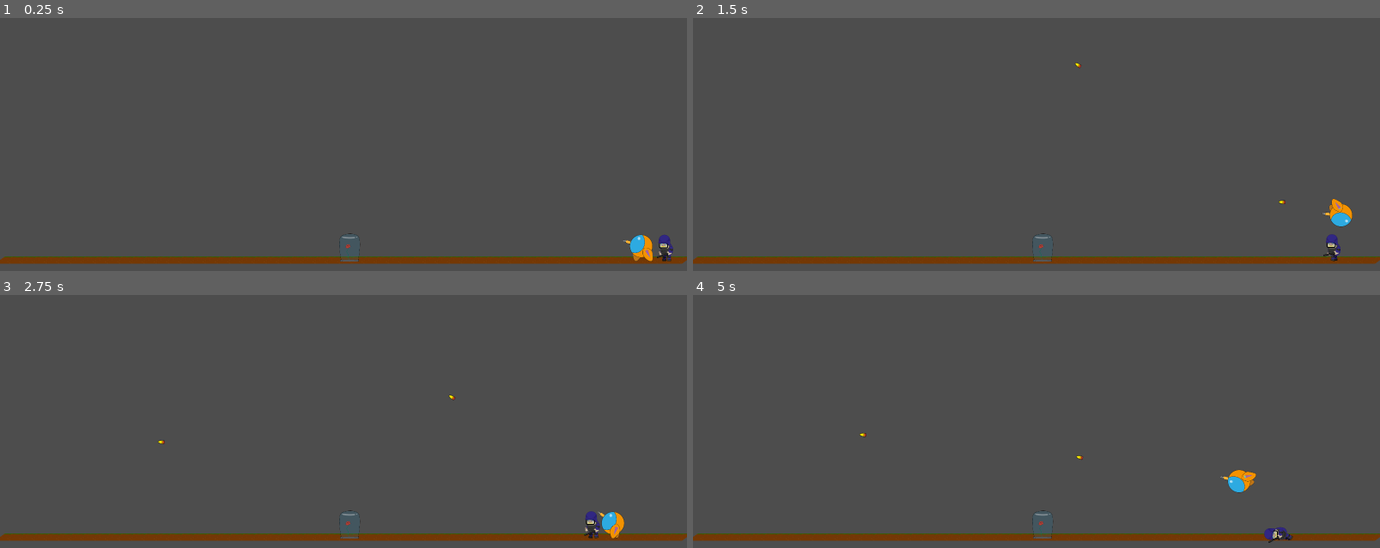
Above: before the commit, frames 1-4 (two rows, left to right).
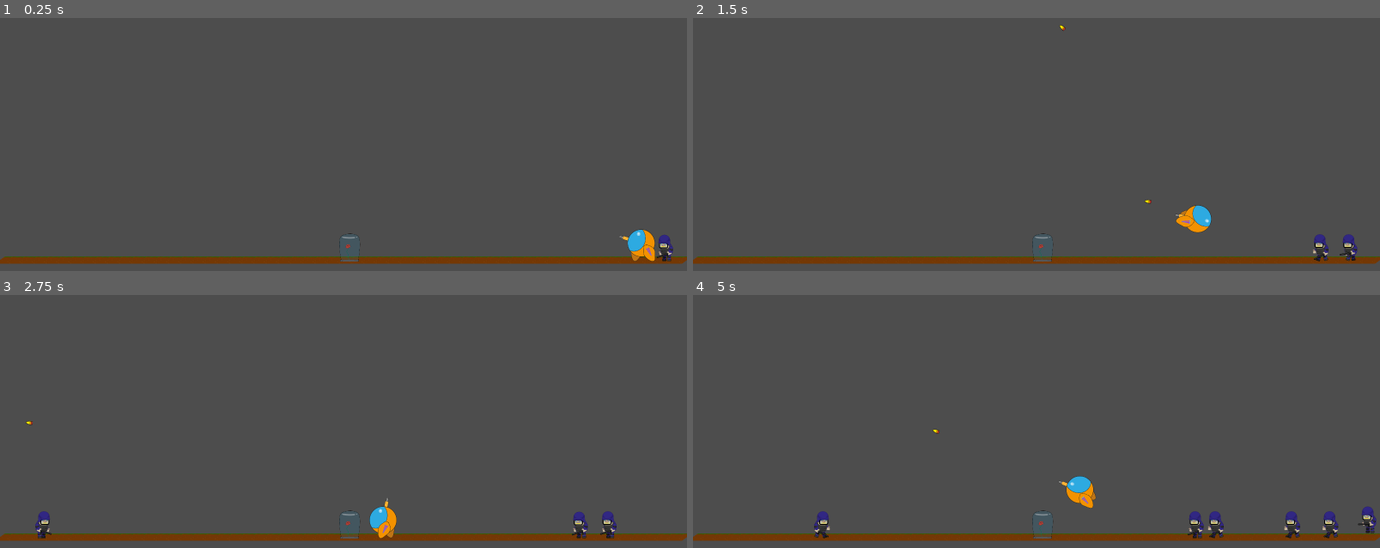
Above: after the commit, the same moments.

Repository: Jeremiejade/rose
Game: Godot game, scene res://scenes/Level/level.tscn
Two runs of this game, one before a commit and one after it. Both use one fixed random seed, a clock stepped at 60 frames per second and the inputs below. This scene is started directly instead of the project's main scene.
Inputs (mouse positions are in pixels of both pictures, inside the frame that each line leads up to):
- Up to frame 1 (0.25 s): no input
- Up to frame 2 (1.5 s): move the mouse to (1187, 141) at 0.52 s; hold D (move_right) from 0.53 s (still down); click (1187, 141) at 0.6 s; tap Space (jump) at 0.77 s; move the mouse to (899, 169) at 1.27 s; click (899, 169) at 1.35 s
- Up to frame 3 (2.75 s): tap Space (jump) at 1.52 s; move the mouse to (412, 370) at 2.02 s; release D (move_right) at 2.03 s; hold A (move_left) from 2.03 s (still down); click (412, 370) at 2.1 s
- Up to frame 4 (5 s): move the mouse to (1002, 487) at 2.77 s; release A (move_left) at 2.78 s; hold D (move_right) 2.78-4.28 s; click (1002, 487) at 2.85 s; tap Space (jump) at 3.02, 3.77, 4.52 s; move the mouse to (1242, 474) at 3.52 s; click (1242, 474) at 3.6 s; move the mouse to (830, 391) at 4.27 s; hold A (move_left) from 4.28 s (still down); click (830, 391) at 4.35 s

The runs differ from the first frame. In frame 1, 0.3% of the frame differs, in the area x 90-96%, y 83-97%; in frame 2, 1.2%; in frame 3, 1.2%; in frame 4, 1.8%, in the area x 17-100%, y 52-98%.

Commit message:
add spawner

Diff:
--- /dev/null
+++ b/scenes/Level/level.gd
@@ -0,0 +1,28 @@
+extends Node2D
+
+const CRS = preload("res://scenes/enemies/enemy_crs.tscn");
+var rng = RandomNumberGenerator.new();
+var random = 1;
+
+
+
+func addCrs(parent: Node2D):
+	var crs = CRS.instantiate()
+	var positionAndDirection = getSpawnerPosition()
+	crs.direction = positionAndDirection[0]
+	crs.position = positionAndDirection[1]
+	crs.scale.x = 0.5
+	crs.scale.y = 0.5
+
+	parent.add_child(crs)
+
+
+func getSpawnerPosition():
+	random = rng.randf_range(-1, 1)
+	if(random > 0):
+		return [1, $SpawnerLeft.position]
+	return [-1, $SpawneryRight.position]
+
+
+func _on_spawner_timer_timeout() -> void:
+	addCrs(self)
--- a/scenes/Level/level.tscn
+++ b/scenes/Level/level.tscn
@@ -1,6 +1,7 @@
-[gd_scene load_steps=8 format=3 uid="uid://ue6otj6bwght"]
+[gd_scene load_steps=9 format=3 uid="uid://ue6otj6bwght"]
 
 [ext_resource type="Texture2D" uid="uid://h5iq4it5kewa" path="res://assets/level_1/ground.jpg" id="1_4tl78"]
+[ext_resource type="Script" uid="uid://bq5igbljfr1id" path="res://scenes/Level/level.gd" id="1_65260"]
 [ext_resource type="PackedScene" uid="uid://dymyjfjvgoyg5" path="res://scenes/NewPlayer/new_player.tscn" id="3_ggv0q"]
 [ext_resource type="PackedScene" uid="uid://b5jwjmycjhg30" path="res://scenes/enemies/enemy_crs.tscn" id="3_vlvsn"]
 [ext_resource type="PackedScene" uid="uid://k43skcolxlck" path="res://scenes/rose/rose.tscn" id="4_v753x"]
@@ -14,6 +15,7 @@
 size = Vector2(36, 705)
 
 [node name="Level" type="Node2D"]
+script = ExtResource("1_65260")
 
 [node name="Ground" type="StaticBody2D" parent="."]
 collision_layer = 7
@@ -38,7 +40,7 @@
 
 [node name="NewPlayer" parent="." instance=ExtResource("3_ggv0q")]
 position = Vector2(1680, 591)
-scale = Vector2(0.5, 0.5)
+scale = Vector2(0.6, 0.6)
 collision_layer = 2
 collision_mask = 3
 
@@ -58,3 +60,14 @@
 position = Vector2(1771, 588)
 scale = Vector2(0.5, 0.5)
 collision_mask = 3
+
+[node name="SpawnerLeft" type="Node2D" parent="."]
+position = Vector2(35, 590)
+
+[node name="SpawneryRight" type="Node2D" parent="."]
+position = Vector2(1773, 590)
+
+[node name="SpawnerTimer" type="Timer" parent="."]
+autostart = true
+
+[connection signal="timeout" from="SpawnerTimer" to="." method="_on_spawner_timer_timeout"]
--- a/scenes/Player/player.tscn
+++ b/scenes/Player/player.tscn
@@ -917,47 +917,49 @@
 [node name="Body" type="Node2D" parent="."]
 
 [node name="CuisseG" type="Polygon2D" parent="Body"]
-position = Vector2(-114.608, -15.7896)
-rotation = -0.0305689
+position = Vector2(-114.614, -15.7683)
+rotation = -0.0308617
 scale = Vector2(1, 1)
 texture = ExtResource("2_35sv3")
 polygon = PackedVector2Array(20.6272, 42.0492, 20.2935, 31.5018, 22.9637, 27.7634, 75.5676, 4.332, 86.5823, 29.4991, 34.8463, 51.1948, 27.1026, 48.8584)
 uv = PackedVector2Array(20.6272, 42.0492, 20.2935, 31.5018, 22.9637, 27.7634, 75.5676, 4.332, 86.5823, 29.4991, 34.8463, 51.1948, 27.1026, 48.8584)
 
 [node name="JambeG" type="Polygon2D" parent="Body"]
-position = Vector2(-250.604, 22.0831)
-rotation = -0.0464369
-scale = Vector2(0.999999, 0.999999)
+position = Vector2(-250.599, 22.0929)
+rotation = -0.0464288
+scale = Vector2(1, 1)
 texture = ExtResource("2_35sv3")
 polygon = PackedVector2Array(167.833, 0.472408, 163.111, 7.24093, 165, 32.7409, 185.62, 84.8428, 212.694, 74.2965, 192.074, 21.7224, 175.546, 2.67611)
 uv = PackedVector2Array(167.833, 0.472408, 163.111, 7.24093, 165, 32.7409, 185.62, 84.8428, 212.694, 74.2965, 192.074, 21.7224, 175.546, 2.67611)
 
 [node name="PiedG" type="Polygon2D" parent="Body"]
-position = Vector2(-82.4707, 7.00005)
-scale = Vector2(0.999999, 0.999999)
+position = Vector2(-82.4808, 7.01694)
+rotation = -0.000190333
+scale = Vector2(1, 1)
 texture = ExtResource("2_35sv3")
 polygon = PackedVector2Array(27.6693, 53.9342, 45.3823, 58.6957, 54.1436, 72.4091, 53.5722, 94.8837, 1.95675, 94.6932, 2.33768, 72.4091, 13.575, 58.1243)
 uv = PackedVector2Array(27.6693, 53.9342, 45.3823, 58.6957, 54.1436, 72.4091, 53.5722, 94.8837, 1.95675, 94.6932, 2.33768, 72.4091, 13.575, 58.1243)
 
 [node name="CuisseD" type="Polygon2D" parent="Body"]
-position = Vector2(-62.4957, -14.1701)
-rotation = -0.0271299
+position = Vector2(-61.8744, -17.5976)
+rotation = 0.00576565
 scale = Vector2(0.999918, 0.999918)
 texture = ExtResource("2_35sv3")
 polygon = PackedVector2Array(155.713, 43.2872, 156.185, 27.3891, 101.092, 3.14833, 89.1294, 29.7502, 139.815, 53.3613, 150.991, 49.7409)
 uv = PackedVector2Array(155.713, 43.2872, 156.185, 27.3891, 101.092, 3.14833, 89.1294, 29.7502, 139.815, 53.3613, 150.991, 49.7409)
 
 [node name="JambeD" type="Polygon2D" parent="Body"]
-position = Vector2(-127.403, -58.2779)
-rotation = -0.0472261
-scale = Vector2(0.99981, 0.99981)
+position = Vector2(-128.098, -56.5857)
+rotation = -0.0491597
+scale = Vector2(0.999813, 0.999813)
 texture = ExtResource("2_35sv3")
 polygon = PackedVector2Array(160.592, 155.046, 185.62, 98.065, 201.518, 81.6946, 211.592, 85.6298, 211.907, 111.287, 190.342, 166.222)
 uv = PackedVector2Array(160.592, 155.046, 185.62, 98.065, 201.518, 81.6946, 211.592, 85.6298, 211.907, 111.287, 190.342, 166.222)
 
 [node name="PiedD" type="Polygon2D" parent="Body"]
-position = Vector2(33.0371, 7.02229)
-scale = Vector2(0.999714, 0.999714)
+position = Vector2(30.9112, 8.9743)
+rotation = -0.0219919
+scale = Vector2(0.999718, 0.999718)
 texture = ExtResource("2_35sv3")
 polygon = PackedVector2Array(27.6693, 53.9342, 45.3823, 58.6957, 54.1436, 72.4091, 53.5722, 94.8837, 1.95675, 94.6932, 2.33768, 72.4091, 13.575, 58.1243)
 uv = PackedVector2Array(27.6693, 53.9342, 45.3823, 58.6957, 54.1436, 72.4091, 53.5722, 94.8837, 1.95675, 94.6932, 2.33768, 72.4091, 13.575, 58.1243)
@@ -1070,5 +1072,5 @@
 
 [node name="AnimationPlayer" type="AnimationPlayer" parent="."]
 libraries = {
-"": SubResource("AnimationLibrary_cvvgx")
-}
+&"": SubResource("AnimationLibrary_cvvgx")
+}
--- a/scenes/enemies/enemy_crs.gd
+++ b/scenes/enemies/enemy_crs.gd
@@ -7,6 +7,9 @@
 var blood;
 const BLOOD_BULLET = preload("res://scenes/effect/blood_impact_bullet.tscn");
 
+func _ready() -> void:
+	$body.scale.x  = -direction
+	print('alo')
 
 func _physics_process(delta: float) -> void:
 	if health <= 0:
@@ -35,7 +38,6 @@
 func onDieAnnimationEnd():
 	$AnimationPlayer.stop(true)
 	blood.stopEmit()
-	print("0")
 	await get_tree().create_timer(10).timeout
 	queue_free()
 
@@ -58,7 +60,7 @@
 	blood = BLOOD_BULLET.instantiate()
 	parent.add_child(blood)
 	blood.rotation = attack.rotation
-	blood.global_position = attack.position;
+	blood.global_position = attack.position
 	pass
 
 func isEnnemy():
--- a/scenes/enemies/enemy_crs.tscn
+++ b/scenes/enemies/enemy_crs.tscn
@@ -10,6 +10,9 @@
 
 [sub_resource type="RectangleShape2D" id="RectangleShape2D_brrmv"]
 size = Vector2(61.5359, 14.0336)
+
+[sub_resource type="SegmentShape2D" id="SegmentShape2D_g0u10"]
+b = Vector2(-44, 0)
 
 [sub_resource type="CapsuleShape2D" id="CapsuleShape2D_p22s8"]
 radius = 41.0
@@ -345,6 +348,181 @@
 "transitions": PackedFloat32Array(1, 1, 1),
 "update": 1,
 "values": [true, false, true]
+}
+
+[sub_resource type="Animation" id="Animation_g0u10"]
+resource_name = "death"
+length = 1.25
+step = 0.05
+tracks/0/type = "value"
+tracks/0/imported = false
+tracks/0/enabled = true
+tracks/0/path = NodePath("CollisionShape2D:disabled")
+tracks/0/interp = 1
+tracks/0/loop_wrap = true
+tracks/0/keys = {
+"times": PackedFloat32Array(0),
+"transitions": PackedFloat32Array(1),
+"update": 1,
+"values": [true]
+}
+tracks/1/type = "value"
+tracks/1/imported = false
+tracks/1/enabled = true
+tracks/1/path = NodePath("body/CrsBackArm:position")
+tracks/1/interp = 1
+tracks/1/loop_wrap = true
+tracks/1/keys = {
+"times": PackedFloat32Array(0.151433, 0.45, 0.9),
+"transitions": PackedFloat32Array(1, 1, 1),
+"update": 0,
+"values": [Vector2(-11, -13), Vector2(-21, 7), Vector2(-11, 56)]
+}
+tracks/2/type = "value"
+tracks/2/imported = false
+tracks/2/enabled = true
+tracks/2/path = NodePath("body/CrsBackArm:rotation")
+tracks/2/interp = 1
+tracks/2/loop_wrap = true
+tracks/2/keys = {
+"times": PackedFloat32Array(0.151433, 0.45, 0.9),
+"transitions": PackedFloat32Array(1, 1, 1),
+"update": 0,
+"values": [1.05202, 0.966835, 0.966835]
+}
+tracks/3/type = "value"
+tracks/3/imported = false
+tracks/3/enabled = true
+tracks/3/path = NodePath("body/CrsBackLeg:position")
+tracks/3/interp = 1
+tracks/3/loop_wrap = true
+tracks/3/keys = {
+"times": PackedFloat32Array(0.150955, 0.45, 0.9),
+"transitions": PackedFloat32Array(1, 1, 1),
+"update": 0,
+"values": [Vector2(-10, 19), Vector2(6, 20), Vector2(15, 54)]
+}
+tracks/4/type = "value"
+tracks/4/imported = false
+tracks/4/enabled = true
+tracks/4/path = NodePath("body/CrsBackLeg:rotation")
+tracks/4/interp = 1
+tracks/4/loop_wrap = true
+tracks/4/keys = {
+"times": PackedFloat32Array(0.150955, 0.45, 0.9),
+"transitions": PackedFloat32Array(1, 1, 1),
+"update": 0,
+"values": [0.0, -0.319027, -1.40741]
+}
+tracks/5/type = "value"
+tracks/5/imported = false
+tracks/5/enabled = true
+tracks/5/path = NodePath("body/CrsFrontLeg:position")
+tracks/5/interp = 1
+tracks/5/loop_wrap = true
+tracks/5/keys = {
+"times": PackedFloat32Array(0.150478, 0.45, 0.9),
+"transitions": PackedFloat32Array(1, 1, 1),
+"update": 0,
+"values": [Vector2(14, 23), Vector2(19, 27), Vector2(33, 41)]
+}
+tracks/6/type = "value"
+tracks/6/imported = false
+tracks/6/enabled = true
+tracks/6/path = NodePath("body/CrsFrontLeg:rotation")
+tracks/6/interp = 1
+tracks/6/loop_wrap = true
+tracks/6/keys = {
+"times": PackedFloat32Array(0.150478, 0.45, 0.9),
+"transitions": PackedFloat32Array(1, 1, 1),
+"update": 0,
+"values": [0.0, -0.743523, -1.04212]
+}
+tracks/7/type = "value"
+tracks/7/imported = false
+tracks/7/enabled = true
+tracks/7/path = NodePath("body/CrsBody:position")
+tracks/7/interp = 1
+tracks/7/loop_wrap = true
+tracks/7/keys = {
+"times": PackedFloat32Array(0.15, 0.45, 0.9),
+"transitions": PackedFloat32Array(1, 1, 1),
+"update": 0,
+"values": [Vector2(1, -5), Vector2(-1, 10), Vector2(-4.76837e-07, 34)]
+}
+tracks/8/type = "value"
+tracks/8/imported = false
+tracks/8/enabled = true
+tracks/8/path = NodePath("body/CrsBody:rotation")
+tracks/8/interp = 1
+tracks/8/loop_wrap = true
+tracks/8/keys = {
+"times": PackedFloat32Array(0.15, 0.45, 0.9),
+"transitions": PackedFloat32Array(1, 1, 1),
+"update": 0,
+"values": [0.0, -0.458856, -1.38582]
+}
+tracks/9/type = "value"
+tracks/9/imported = false
+tracks/9/enabled = true
+tracks/9/path = NodePath("body/CrsHead:position")
+tracks/9/interp = 1
+tracks/9/loop_wrap = true
+tracks/9/keys = {
+"times": PackedFloat32Array(0.15, 0.45, 0.9, 1.1, 1.2),
+"transitions": PackedFloat32Array(1, 1, 1, 1, 1),
+"update": 0,
+"values": [Vector2(-11, -43), Vector2(-38, -20), Vector2(-41, 27), Vector2(-41, 27), Vector2(-46, 38)]
+}
+tracks/10/type = "value"
+tracks/10/imported = false
+tracks/10/enabled = true
+tracks/10/path = NodePath("body/CrsHead:rotation")
+tracks/10/interp = 1
+tracks/10/loop_wrap = true
+tracks/10/keys = {
+"times": PackedFloat32Array(0.15, 0.45, 0.9, 1.1, 1.2),
+"transitions": PackedFloat32Array(1, 1, 1, 1, 1),
+"update": 0,
+"values": [0.155858, -0.478345, -1.0303, -1.0303, -1.53683]
+}
+tracks/11/type = "value"
+tracks/11/imported = false
+tracks/11/enabled = true
+tracks/11/path = NodePath("body/CrsFrontArm:position")
+tracks/11/interp = 1
+tracks/11/loop_wrap = true
+tracks/11/keys = {
+"times": PackedFloat32Array(0.15, 0.45, 0.9),
+"transitions": PackedFloat32Array(1, 1, 1),
+"update": 0,
+"values": [Vector2(27.407, -9.95702), Vector2(15, 2), Vector2(8, 20)]
+}
+tracks/12/type = "value"
+tracks/12/imported = false
+tracks/12/enabled = true
+tracks/12/path = NodePath("body/CrsFrontArm:rotation")
+tracks/12/interp = 1
+tracks/12/loop_wrap = true
+tracks/12/keys = {
+"times": PackedFloat32Array(0.15, 0.45, 0.9),
+"transitions": PackedFloat32Array(1, 1, 1),
+"update": 0,
+"values": [0.905784, 0.546393, -0.251368]
+}
+tracks/13/type = "method"
+tracks/13/imported = false
+tracks/13/enabled = true
+tracks/13/path = NodePath(".")
+tracks/13/interp = 1
+tracks/13/loop_wrap = true
+tracks/13/keys = {
+"times": PackedFloat32Array(1.2),
+"transitions": PackedFloat32Array(1),
+"values": [{
+"args": [],
+"method": &"onDieAnnimationEnd"
+}]
 }
 
 [sub_resource type="Animation" id="Animation_sh54r"]
@@ -496,181 +674,6 @@
 "values": [-0.267614, -0.0753275, 0.101399, -0.0831076]
 }
 
-[sub_resource type="Animation" id="Animation_g0u10"]
-resource_name = "death"
-length = 1.25
-step = 0.05
-tracks/0/type = "value"
-tracks/0/imported = false
-tracks/0/enabled = true
-tracks/0/path = NodePath("CollisionShape2D:disabled")
-tracks/0/interp = 1
-tracks/0/loop_wrap = true
-tracks/0/keys = {
-"times": PackedFloat32Array(0),
-"transitions": PackedFloat32Array(1),
-"update": 1,
-"values": [true]
-}
-tracks/1/type = "value"
-tracks/1/imported = false
-tracks/1/enabled = true
-tracks/1/path = NodePath("body/CrsBackArm:position")
-tracks/1/interp = 1
-tracks/1/loop_wrap = true
-tracks/1/keys = {
-"times": PackedFloat32Array(0.151433, 0.45, 0.9),
-"transitions": PackedFloat32Array(1, 1, 1),
-"update": 0,
-"values": [Vector2(-11, -13), Vector2(-21, 7), Vector2(-11, 56)]
-}
-tracks/2/type = "value"
-tracks/2/imported = false
-tracks/2/enabled = true
-tracks/2/path = NodePath("body/CrsBackArm:rotation")
-tracks/2/interp = 1
-tracks/2/loop_wrap = true
-tracks/2/keys = {
-"times": PackedFloat32Array(0.151433, 0.45, 0.9),
-"transitions": PackedFloat32Array(1, 1, 1),
-"update": 0,
-"values": [1.05202, 0.966835, 0.966835]
-}
-tracks/3/type = "value"
-tracks/3/imported = false
-tracks/3/enabled = true
-tracks/3/path = NodePath("body/CrsBackLeg:position")
-tracks/3/interp = 1
-tracks/3/loop_wrap = true
-tracks/3/keys = {
-"times": PackedFloat32Array(0.150955, 0.45, 0.9),
-"transitions": PackedFloat32Array(1, 1, 1),
-"update": 0,
-"values": [Vector2(-10, 19), Vector2(6, 20), Vector2(15, 54)]
-}
-tracks/4/type = "value"
-tracks/4/imported = false
-tracks/4/enabled = true
-tracks/4/path = NodePath("body/CrsBackLeg:rotation")
-tracks/4/interp = 1
-tracks/4/loop_wrap = true
-tracks/4/keys = {
-"times": PackedFloat32Array(0.150955, 0.45, 0.9),
-"transitions": PackedFloat32Array(1, 1, 1),
-"update": 0,
-"values": [0.0, -0.319027, -1.40741]
-}
-tracks/5/type = "value"
-tracks/5/imported = false
-tracks/5/enabled = true
-tracks/5/path = NodePath("body/CrsFrontLeg:position")
-tracks/5/interp = 1
-tracks/5/loop_wrap = true
-tracks/5/keys = {
-"times": PackedFloat32Array(0.150478, 0.45, 0.9),
-"transitions": PackedFloat32Array(1, 1, 1),
-"update": 0,
-"values": [Vector2(14, 23), Vector2(19, 27), Vector2(33, 41)]
-}
-tracks/6/type = "value"
-tracks/6/imported = false
-tracks/6/enabled = true
-tracks/6/path = NodePath("body/CrsFrontLeg:rotation")
-tracks/6/interp = 1
-tracks/6/loop_wrap = true
-tracks/6/keys = {
-"times": PackedFloat32Array(0.150478, 0.45, 0.9),
-"transitions": PackedFloat32Array(1, 1, 1),
-"update": 0,
-"values": [0.0, -0.743523, -1.04212]
-}
-tracks/7/type = "value"
-tracks/7/imported = false
-tracks/7/enabled = true
-tracks/7/path = NodePath("body/CrsBody:position")
-tracks/7/interp = 1
-tracks/7/loop_wrap = true
-tracks/7/keys = {
-"times": PackedFloat32Array(0.15, 0.45, 0.9),
-"transitions": PackedFloat32Array(1, 1, 1),
-"update": 0,
-"values": [Vector2(1, -5), Vector2(-1, 10), Vector2(-4.76837e-07, 34)]
-}
-tracks/8/type = "value"
-tracks/8/imported = false
-tracks/8/enabled = true
-tracks/8/path = NodePath("body/CrsBody:rotation")
-tracks/8/interp = 1
-tracks/8/loop_wrap = true
-tracks/8/keys = {
-"times": PackedFloat32Array(0.15, 0.45, 0.9),
-"transitions": PackedFloat32Array(1, 1, 1),
-"update": 0,
-"values": [0.0, -0.458856, -1.38582]
-}
-tracks/9/type = "value"
-tracks/9/imported = false
-tracks/9/enabled = true
-tracks/9/path = NodePath("body/CrsHead:position")
-tracks/9/interp = 1
-tracks/9/loop_wrap = true
-tracks/9/keys = {
-"times": PackedFloat32Array(0.15, 0.45, 0.9, 1.1, 1.2),
-"transitions": PackedFloat32Array(1, 1, 1, 1, 1),
-"update": 0,
-"values": [Vector2(-11, -43), Vector2(-38, -20), Vector2(-41, 27), Vector2(-41, 27), Vector2(-46, 38)]
-}
-tracks/10/type = "value"
-tracks/10/imported = false
-tracks/10/enabled = true
-tracks/10/path = NodePath("body/CrsHead:rotation")
-tracks/10/interp = 1
-tracks/10/loop_wrap = true
-tracks/10/keys = {
-"times": PackedFloat32Array(0.15, 0.45, 0.9, 1.1, 1.2),
-"transitions": PackedFloat32Array(1, 1, 1, 1, 1),
-"update": 0,
-"values": [0.155858, -0.478345, -1.0303, -1.0303, -1.53683]
-}
-tracks/11/type = "value"
-tracks/11/imported = false
-tracks/11/enabled = true
-tracks/11/path = NodePath("body/CrsFrontArm:position")
-tracks/11/interp = 1
-tracks/11/loop_wrap = true
-tracks/11/keys = {
-"times": PackedFloat32Array(0.15, 0.45, 0.9),
-"transitions": PackedFloat32Array(1, 1, 1),
-"update": 0,
-"values": [Vector2(27.407, -9.95702), Vector2(15, 2), Vector2(8, 20)]
-}
-tracks/12/type = "value"
-tracks/12/imported = false
-tracks/12/enabled = true
-tracks/12/path = NodePath("body/CrsFrontArm:rotation")
-tracks/12/interp = 1
-tracks/12/loop_wrap = true
-tracks/12/keys = {
-"times": PackedFloat32Array(0.15, 0.45, 0.9),
-"transitions": PackedFloat32Array(1, 1, 1),
-"update": 0,
-"values": [0.905784, 0.546393, -0.251368]
-}
-tracks/13/type = "method"
-tracks/13/imported = false
-tracks/13/enabled = true
-tracks/13/path = NodePath(".")
-tracks/13/interp = 1
-tracks/13/loop_wrap = true
-tracks/13/keys = {
-"times": PackedFloat32Array(1.2),
-"transitions": PackedFloat32Array(1),
-"values": [{
-"args": [],
-"method": &"onDieAnnimationEnd"
-}]
-}
-
 [sub_resource type="AnimationLibrary" id="AnimationLibrary_w12oc"]
 _data = {
 &"RESET": SubResource("Animation_a2cop"),
@@ -679,9 +682,6 @@
 &"walk": SubResource("Animation_sh54r")
 }
 
-[sub_resource type="SegmentShape2D" id="SegmentShape2D_g0u10"]
-b = Vector2(-44, 0)
-
 [node name="EnemyCRS" type="CharacterBody2D"]
 script = ExtResource("1_g0u10")
 metadata/_edit_horizontal_guides_ = [68.0]
@@ -735,6 +735,15 @@
 shape = SubResource("RectangleShape2D_brrmv")
 disabled = true
 
+[node name="Vision" type="Area2D" parent="body"]
+position = Vector2(-17, -31)
+collision_layer = 0
+collision_mask = 3
+
+[node name="CollisionShape2D2" type="CollisionShape2D" parent="body/Vision"]
+position = Vector2(0, 1)
+shape = SubResource("SegmentShape2D_g0u10")
+
 [node name="CollisionShape2D" type="CollisionShape2D" parent="."]
 position = Vector2(0, -1)
 shape = SubResource("CapsuleShape2D_p22s8")
@@ -744,15 +753,6 @@
 &"": SubResource("AnimationLibrary_w12oc")
 }
 
-[node name="Vision" type="Area2D" parent="."]
-position = Vector2(-17, -22)
-collision_layer = 0
-collision_mask = 3
-
-[node name="CollisionShape2D2" type="CollisionShape2D" parent="Vision"]
-position = Vector2(0, 1)
-shape = SubResource("SegmentShape2D_g0u10")
-
 [connection signal="body_entered" from="body/CrsFrontArm/wepon" to="." method="_on_wepon_body_entered"]
-[connection signal="body_entered" from="Vision" to="." method="_on_vision_body_entered"]
-[connection signal="body_exited" from="Vision" to="." method="_on_vision_body_exited"]
+[connection signal="body_entered" from="body/Vision" to="." method="_on_vision_body_entered"]
+[connection signal="body_exited" from="body/Vision" to="." method="_on_vision_body_exited"]
Not shown, added: scenes/Level/level.gd.uid
